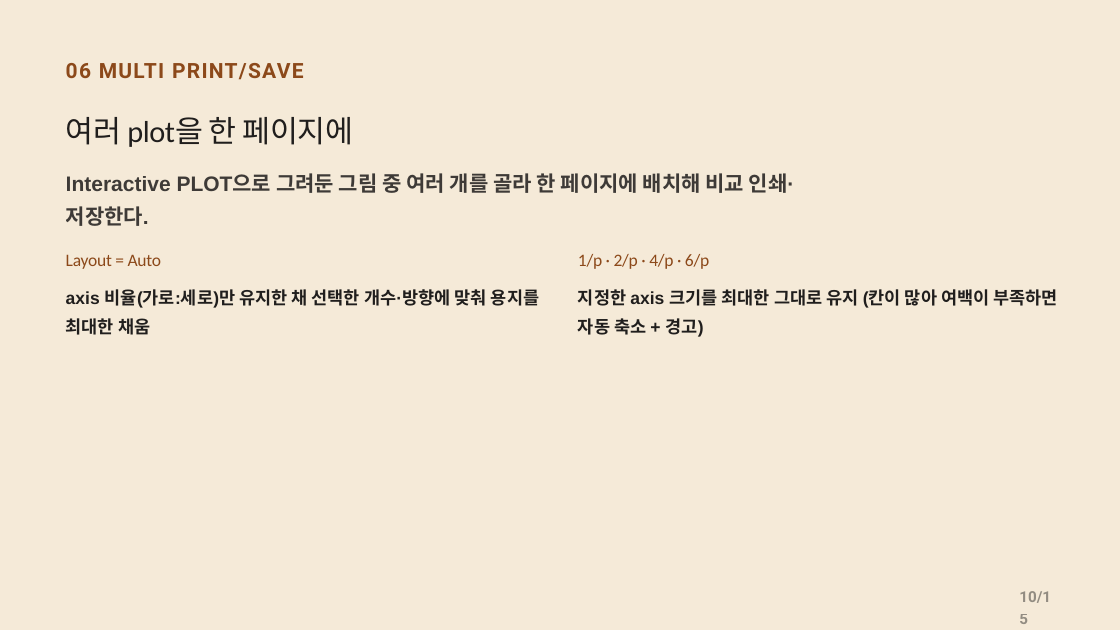
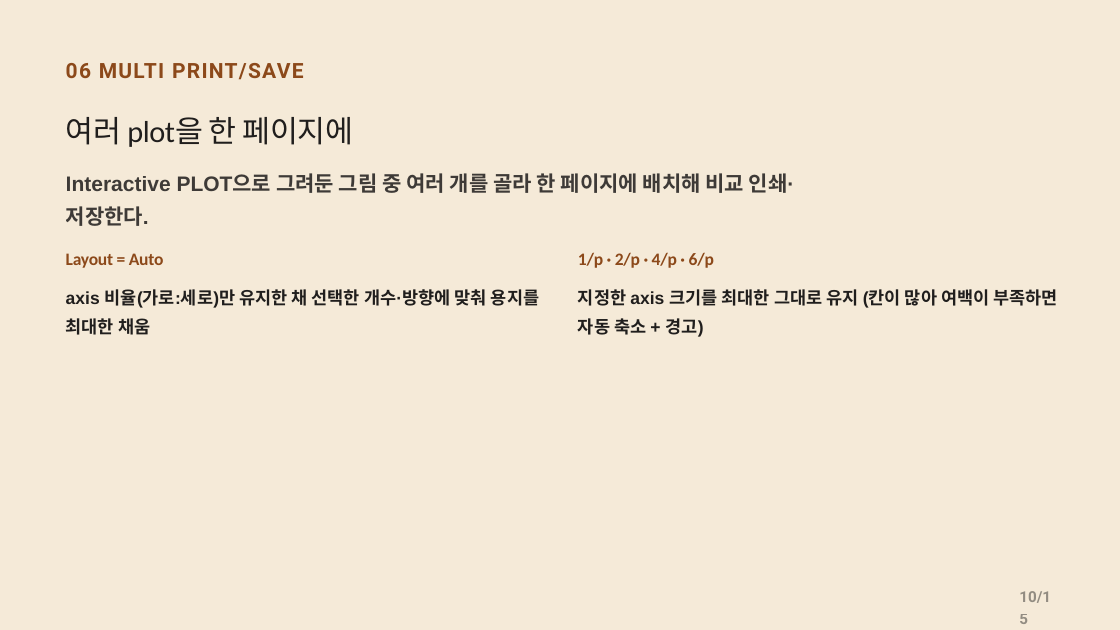
Before and after one commit to CWKIM113/CathPlot_Pub, a slide deck: slide 10 of CathPlot_Deck.pptx. Drawn at 1120x630 pixels with LibreOffice and Linux fonts; fonts in the diff are those of the drawing. Boxes give left, top, right and bottom in pixels: in the first picture for what was removed or moved away, otherwise in the second. Text is boxed around its words. In the diff, an @@ line names an element or a change of style, - is before the commit and + after.

```diff
--- a/CathPlot_Deck.pptx
+++ b/CathPlot_Deck.pptx
@@ text "Layout = Auto" at (66,253,164,268): bold on; line spacing 0.96 to 0.86 @@
@@ text "1/p · 2/p · 4/p ..." at (578,252,714,268): bold on; line spacing 0.96 to 0.86 @@
```
Also in this commit, not shown: 10 other slides changed, 1 other file.
